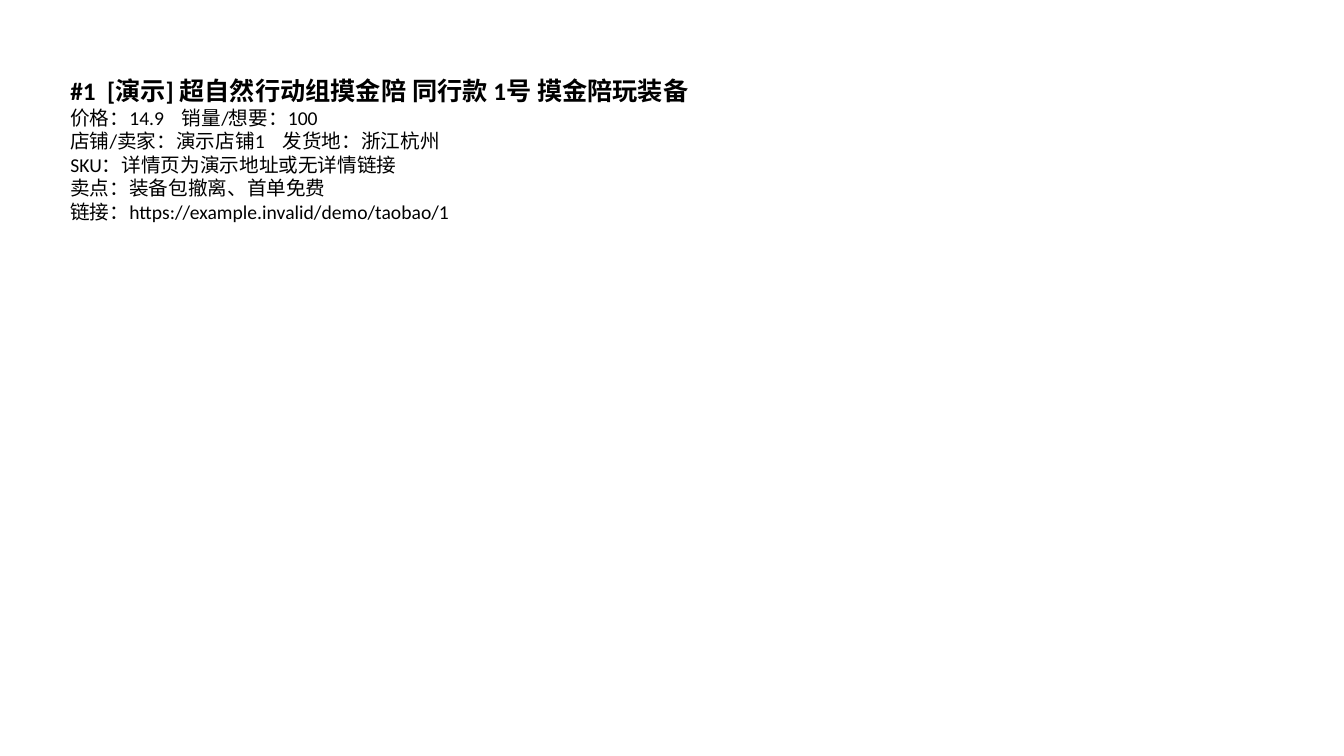
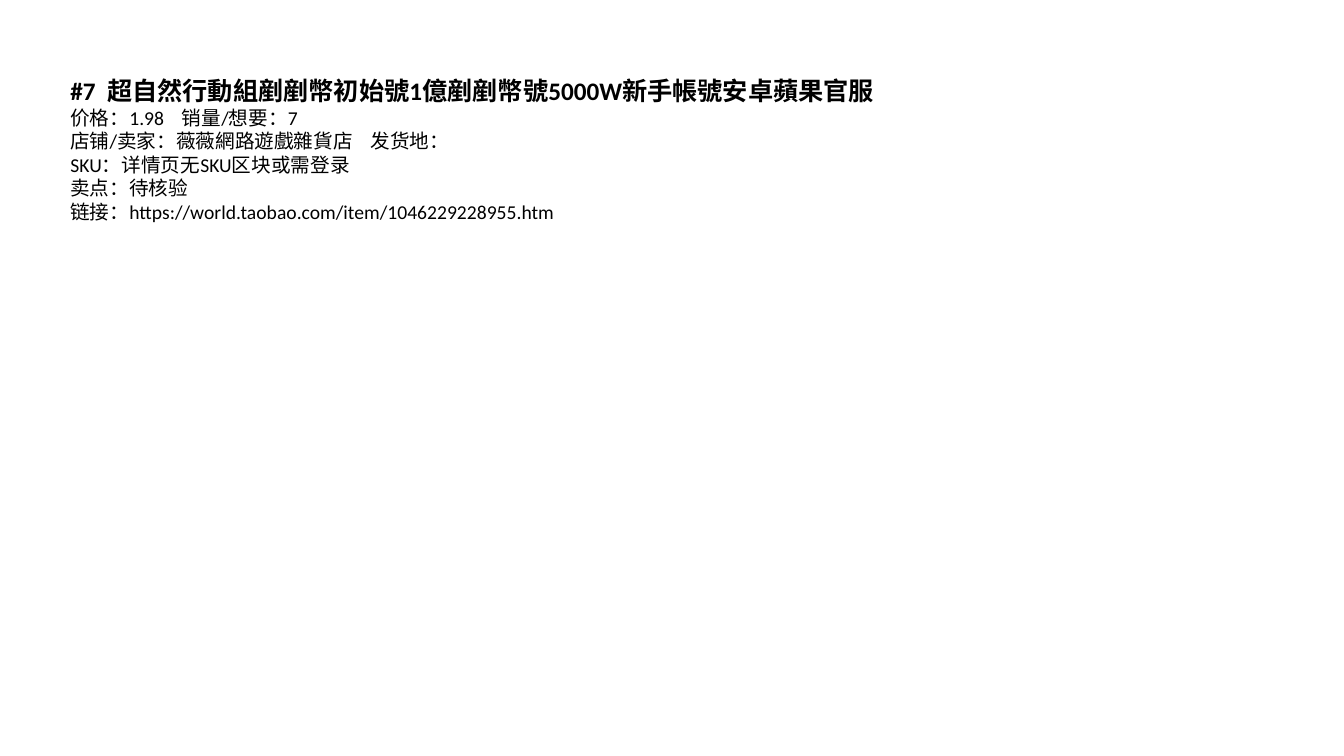
Before and after one commit to 02zhuniu-ship-it/-, a slide deck: slide 8 of archive/2026-09-30/taobao/PPT报告/淘宝同行爆款分析-2026-09-30.pptx (slide 2 before the commit). Drawn at 1344x756 pixels with LibreOffice and Linux fonts; fonts in the diff are those of the drawing. Boxes give left, top, right and bottom in pixels: in the first picture for what was removed or moved away, otherwise in the second. Text is boxed around its words. In the diff, an @@ line names an element or a change of style, - is before the commit and + after.

```diff
--- a/archive/2026-09-30/taobao/PPT报告/淘宝同行爆款分析-2026-09-30.pptx
+++ b/archive/2026-09-30/taobao/PPT报告/淘宝同行爆款分析-2026-09-30.pptx
@@ text at [70, 78, 874, 222]: text changed @@
-#1 [演示] 超自然行动组摸金陪 同行款 1号 摸金陪玩装备
-价格：14.9 销量/想要：100
-店铺/卖家：演示店铺1 发货地：浙江杭州
-SKU：详情页为演示地址或无详情链接
-卖点：装备包撤离、首单免费
-链接：https://example.invalid/demo/taobao/1
+#7 超自然行動組剷剷幣初始號1億剷剷幣號5000W新手帳號安卓蘋果官服
+价格：1.98 销量/想要：7
+店铺/卖家：薇薇網路遊戲雜貨店 发货地：
+SKU：详情页无SKU区块或需登录
+卖点：待核验
+链接：https://world.taobao.com/item/1046229228955.htm
```
Also in this commit, not shown: 10 other slides changed, 5 slides added, 42 other files.
